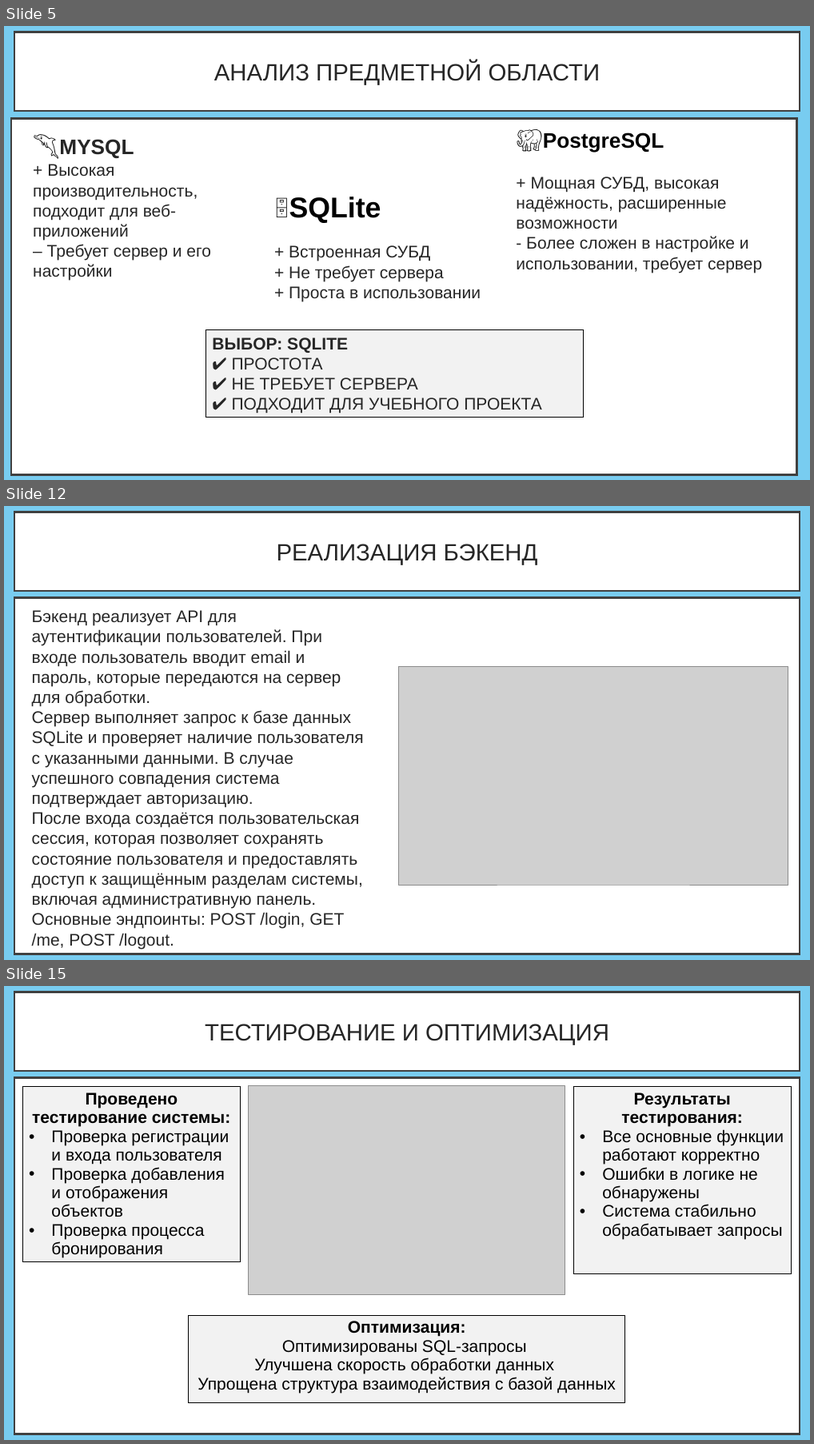
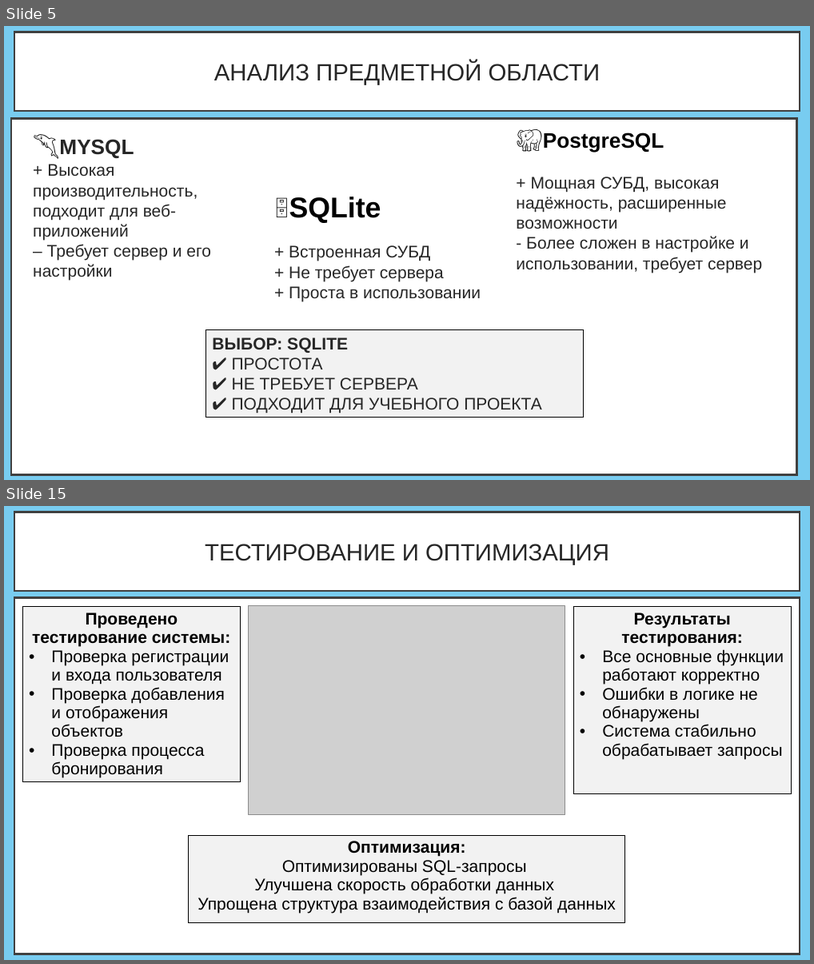
Before and after one commit to CaseBattle/231-20-tikhonenkov, a slide deck: курсач/курсовая/презентация.pptx. Shown one above the other, each under a label of ours: slides 5, 12 and 15 before the commit, slides 5 and 15 after it; the slides between them are not shown. The pictures are 814x1444 and 814x964 pixels, drawn with LibreOffice and Linux fonts; fonts in the diff are those of the drawing; grey boxes stand for pictures. Boxes give left, top, right and bottom in pixels: in the first picture for what was removed or moved away, otherwise in the second. Text is boxed around its words. In the diff, an @@ line names an element or a change of style, - is before the commit and + after.

```diff
--- a/курсач/курсовая/презентация.pptx
+++ b/курсач/курсовая/презентация.pptx
@@ slide 12 removed at box(4, 506, 810, 960), background #78CCF0 @@
@@ title removed at box(14, 512, 800, 591) @@
-РЕАЛИЗАЦИЯ БЭКЕНД
@@ rectangle removed at box(14, 597, 800, 954) @@
@@ text removed at box(32, 610, 364, 948) @@
-Бэкенд реализует API для аутентификации пользователей. При входе пользователь вводит email и пароль, которые передаются на сервер для обработки.
-Сервер выполняет запрос к базе данных SQLite и проверяет наличие пользователя с указанными данными. В случае успешного совпадения система подтверждает авторизацию.
-После входа создаётся пользовательская сессия, которая позволяет сохранять состояние пользователя и предоставлять доступ к защищённым разделам системы, включая административную панель.
-Основные эндпоинты: POST /login, GET /me, POST /logout.
@@ picture removed at box(399, 666, 789, 884) @@
```
Also in this commit, not shown: 12 slides changed, 1 slide added, 4 other files.
